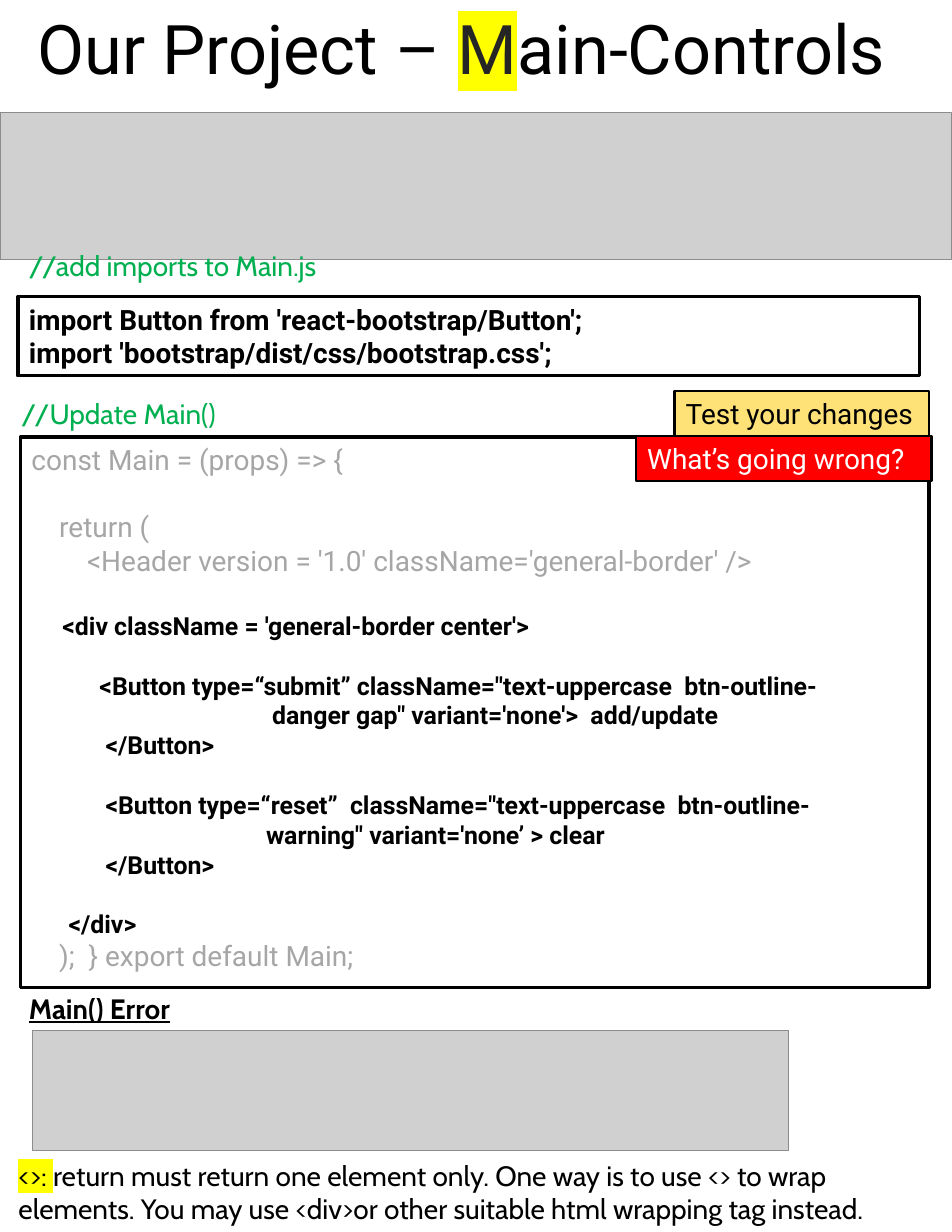
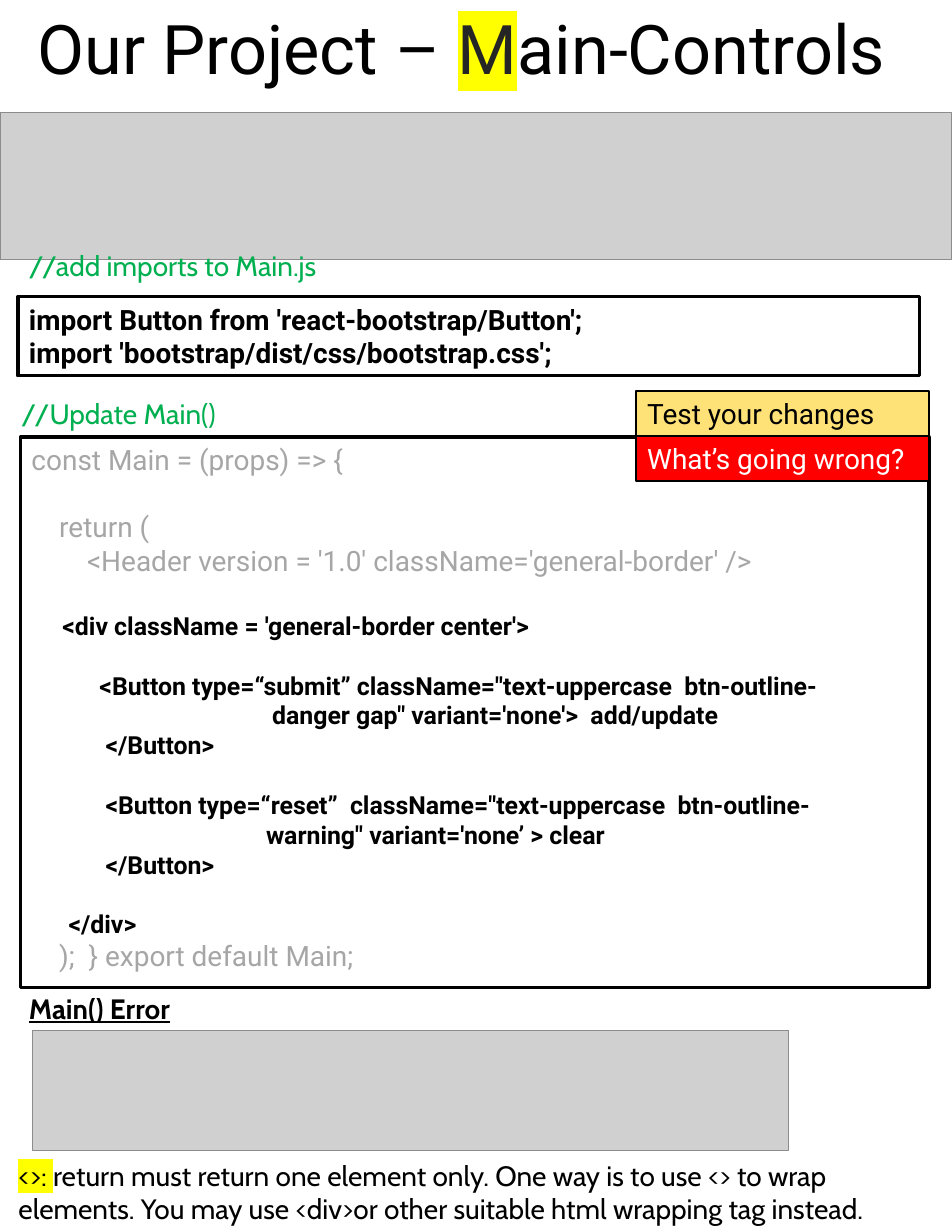
Before and after one commit to scorpion0511/mytracker, a slide deck: slide 32 of doc/React.pptx (slide 31 before the commit). Drawn at 952x1232 pixels with LibreOffice and Linux fonts; fonts in the diff are those of the drawing; grey boxes stand for pictures. Boxes give left, top, right and bottom in pixels: in the first picture for what was removed or moved away, otherwise in the second. Text is boxed around its words. In the diff, an @@ line names an element or a change of style, - is before the commit and + after.

```diff
--- a/doc/React.pptx
+++ b/doc/React.pptx
@@ rectangle "Test your changes": place and size @@
-rectangle "Test your changes" at bbox=[674, 391, 928, 436]
+rectangle "Test your changes" at bbox=[636, 391, 928, 436]
@@ rectangle "What’s going wrong?": place and size @@
-rectangle "What’s going wrong?" at bbox=[636, 436, 932, 480]
+rectangle "What’s going wrong?" at bbox=[636, 436, 928, 480]
```
Also in this commit, not shown: 20 other slides changed, 10 slides added.
